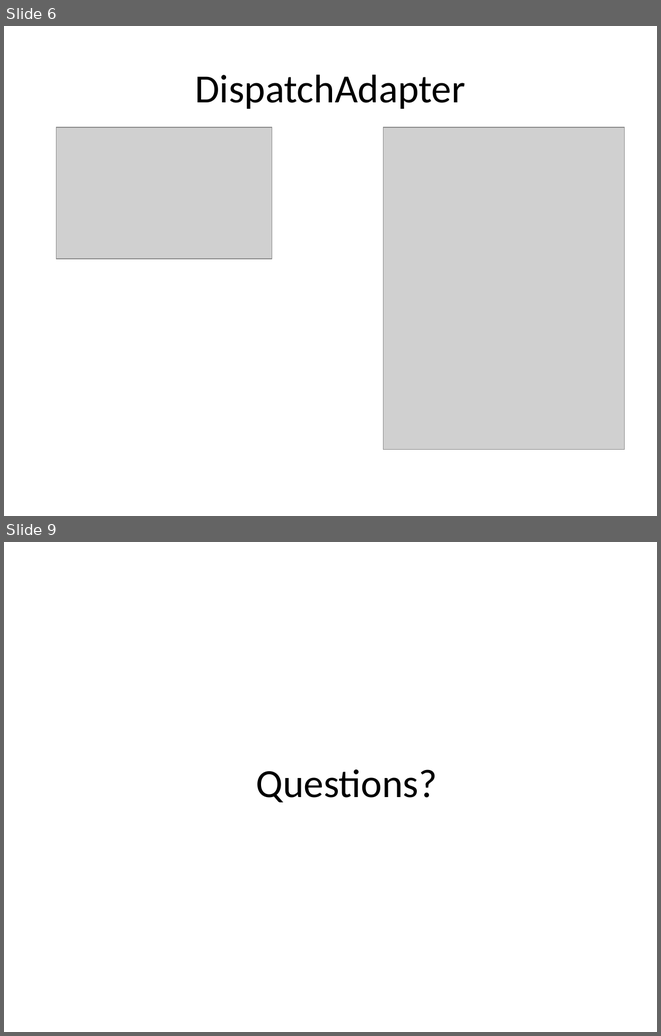
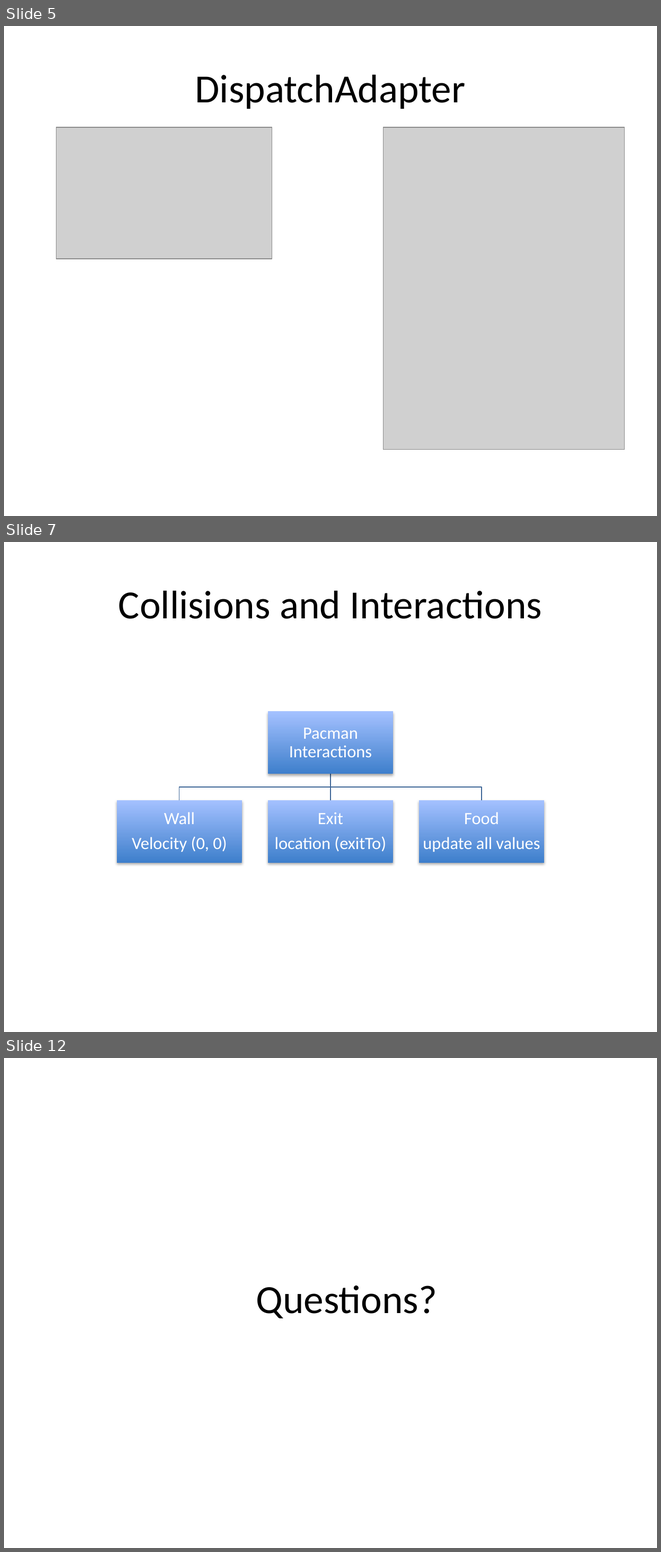
Before and after one commit to 11manu96/comp504-H7, a slide deck: src/main/resources/hw7_presentation.pptx. Shown one above the other, each under a label of ours: slides 6 and 9 before the commit, slides 5, 7 and 12 after it; the slides between them are not shown. The pictures are 661x1036 and 661x1552 pixels, drawn with LibreOffice and Linux fonts; fonts in the diff are those of the drawing; grey boxes stand for pictures. Boxes give left, top, right and bottom in pixels: in the first picture for what was removed or moved away, otherwise in the second. Text is boxed around its words. In the diff, an @@ line names an element or a change of style, - is before the commit and + after.

```diff
--- a/src/main/resources/hw7_presentation.pptx
+++ b/src/main/resources/hw7_presentation.pptx
@@ slide 7 added at (4, 542, 657, 1032), background #FFFFFF @@
@@ title added at (118, 590, 542, 619), 44 pt, text #000000 @@
+Collisions and Interactions
@@ group added at (117, 711, 544, 863): 4 rectangles, 4 texts, 3 freeform shapes @@
+Pacman Interactions
+Wall
+Velocity (0, 0)
+Exit
+location (exitTo)
+Food
+update all values
@@ what was slide 6 is now slide 5 @@
@@ what was slide 9 is now slide 12 @@
```
Also in this commit, not shown: 1 slide changed, 5 other slides added.
